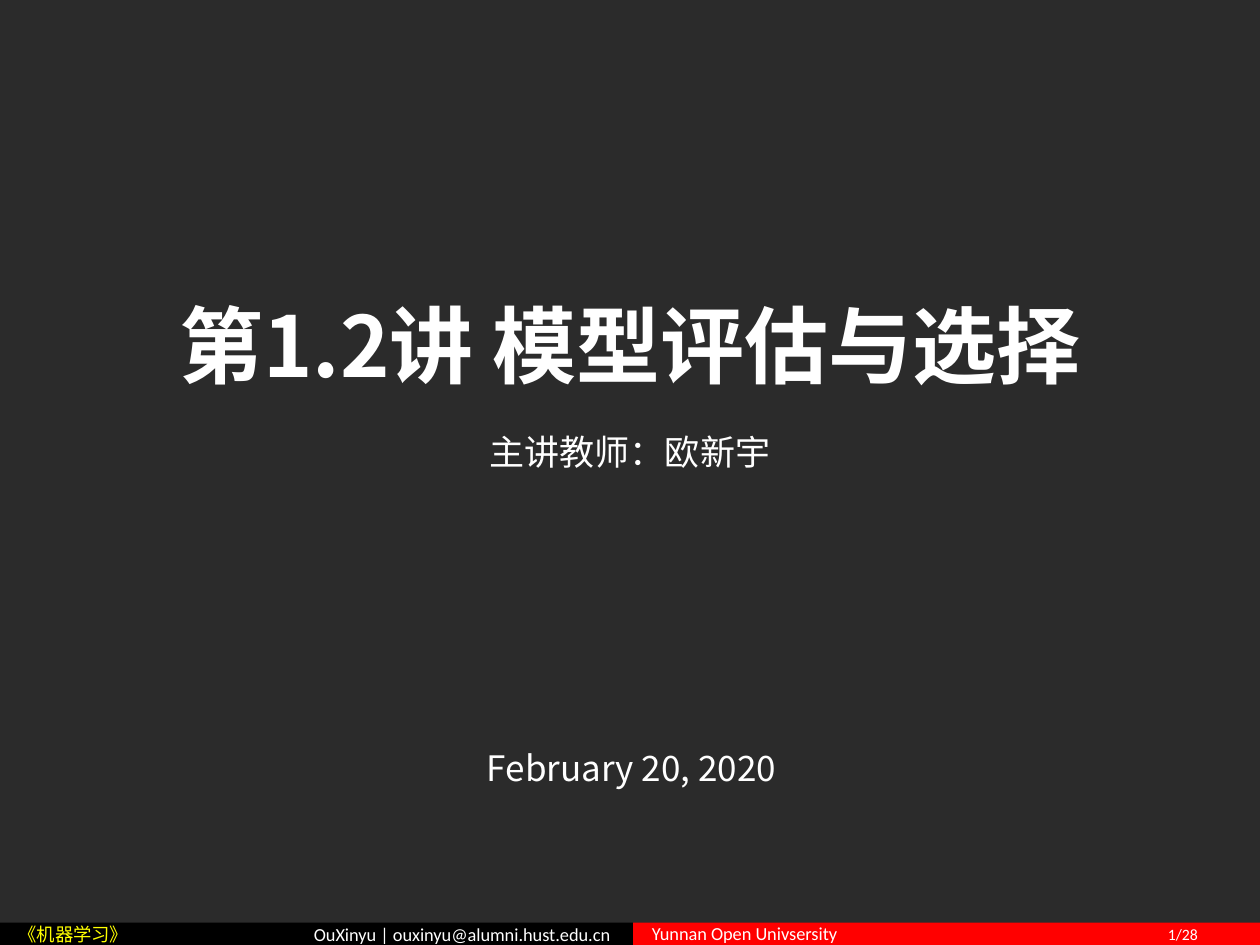
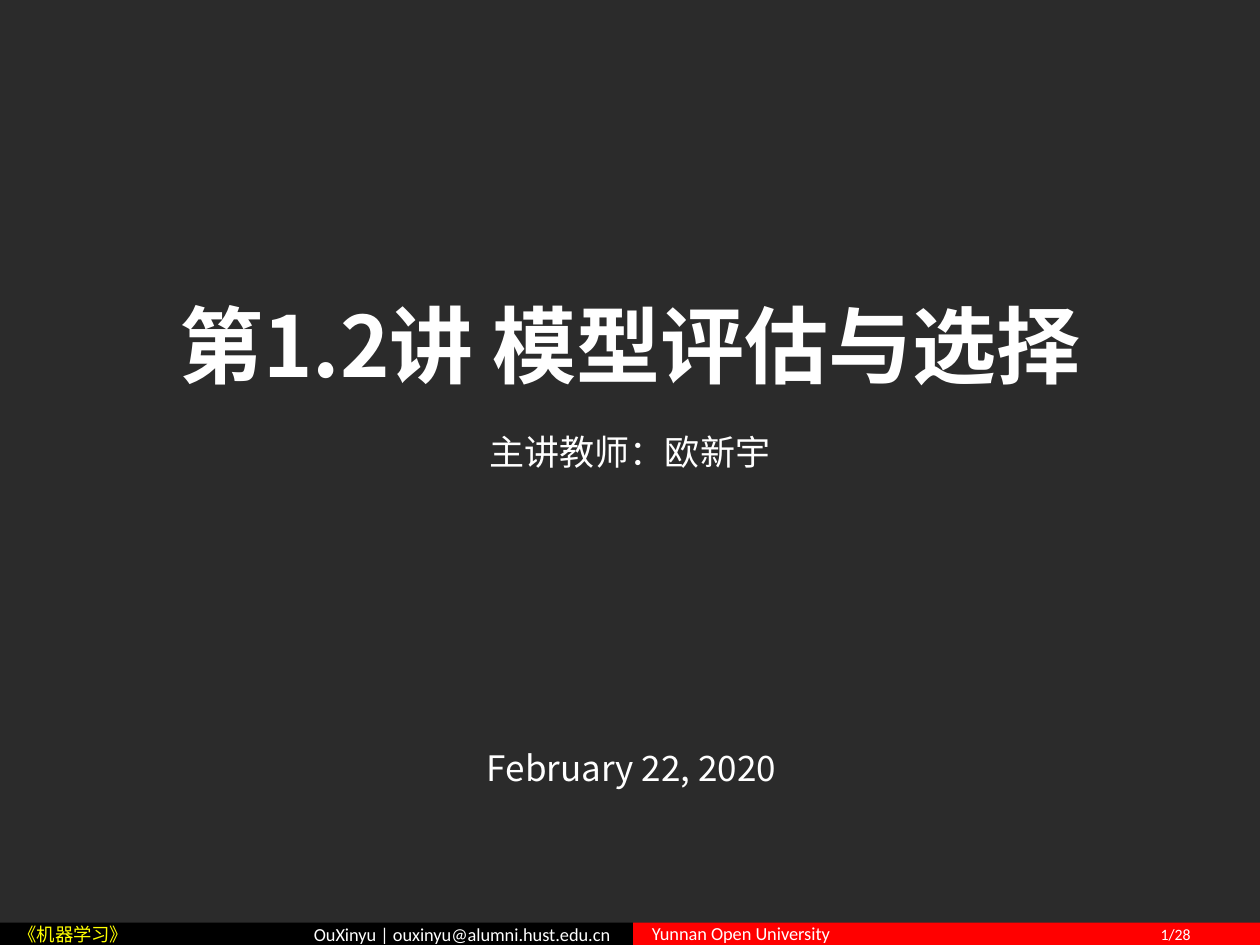
Before and after one commit to ouxinyu/Teaching, a slide deck: slide 1 of MachineLearning/PPT/Ch01BModelEvaluationAndSelection.pptx. Drawn at 1260x945 pixels with LibreOffice and Linux fonts; fonts in the diff are those of the drawing; background and template pictures are left out; a plain dark background stands for a picture behind light text. Boxes give left, top, right and bottom in pixels: in the first picture for what was removed or moved away, otherwise in the second. Text is boxed around its words. In the diff, an @@ line names an element or a change of style, - is before the commit and + after.

```diff
--- a/MachineLearning/PPT/Ch01BModelEvaluationAndSelection.pptx
+++ b/MachineLearning/PPT/Ch01BModelEvaluationAndSelection.pptx
@@ text at [487, 753, 776, 789]: text changed @@
-February 20, 2020
+February 22, 2020
@@ text in rectangle at [652, 927, 1191, 943]: text changed @@
-Yunnan Open Univsersity 1/28
+Yunnan Open University 1/28
```
Also in this commit, not shown: 26 other slides changed, 1 slide added, 1 slide removed, 4 other files.
